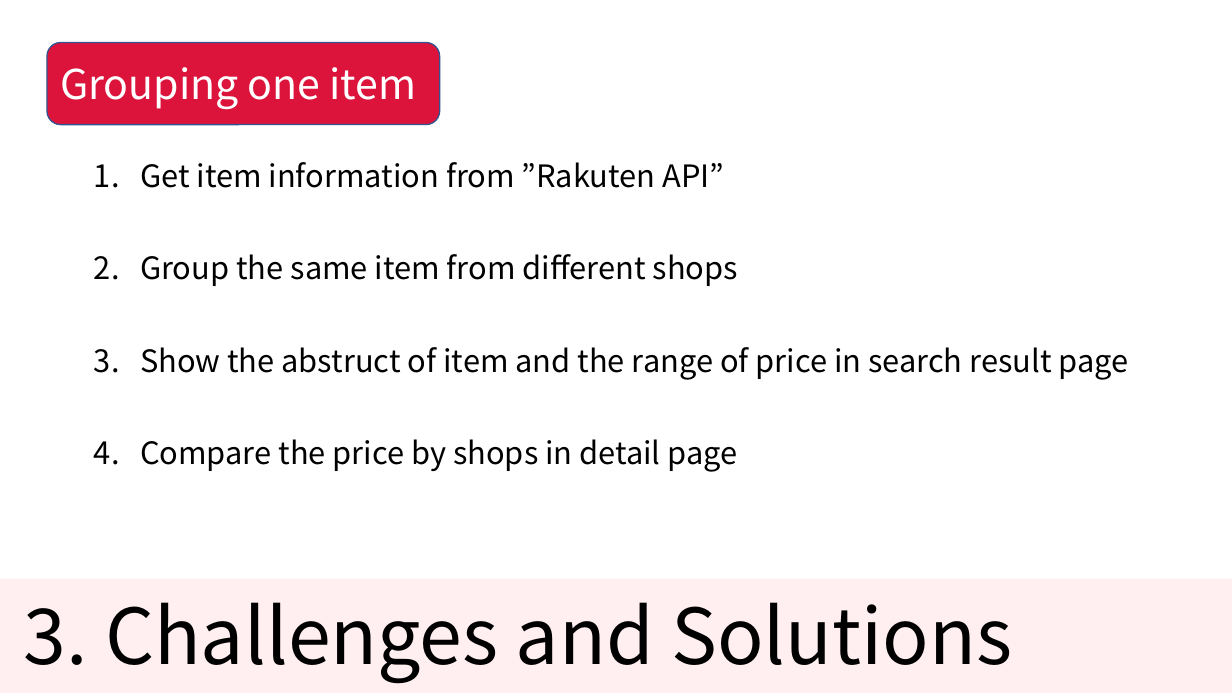
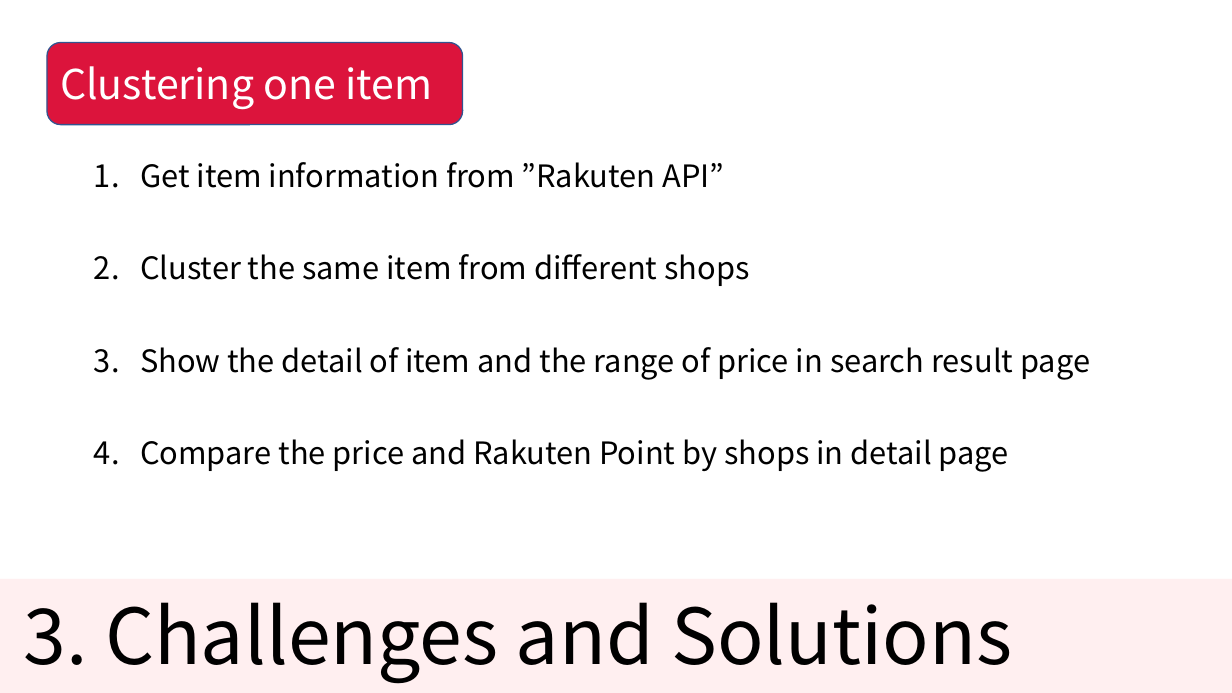
Before and after one commit to KNobuki/Rakuten_fashion, a slide deck: slide 11 of presentation/Presentation.pptx (slide 9 before the commit). Drawn at 1232x693 pixels with LibreOffice and Linux fonts; fonts in the diff are those of the drawing. Boxes give left, top, right and bottom in pixels: in the first picture for what was removed or moved away, otherwise in the second. Text is boxed around its words. In the diff, an @@ line names an element or a change of style, - is before the commit and + after.

```diff
--- a/presentation/Presentation.pptx
+++ b/presentation/Presentation.pptx
@@ rounded rectangle "Clustering one item": place and size @@
-rounded rectangle "Clustering one item" at [47, 43, 440, 125]
+rounded rectangle "Clustering one item" at [47, 43, 463, 125]
@@ text in rounded rectangle at [60, 66, 432, 110]: text changed @@
-Grouping one item
+Clustering one item
@@ text at [140, 254, 1090, 472]: text changed @@
-2. Group the same item from different shops
-3. Show the abstruct of item and the range of price in search result page
-4. Compare the price by shops in detail page
+2. Cluster the same item from different shops
+3. Show the detail of item and the range of price in search result page
+4. Compare the price and Rakuten Point by shops in detail page
```
Also in this commit, not shown: 10 other slides changed, 5 slides added.
